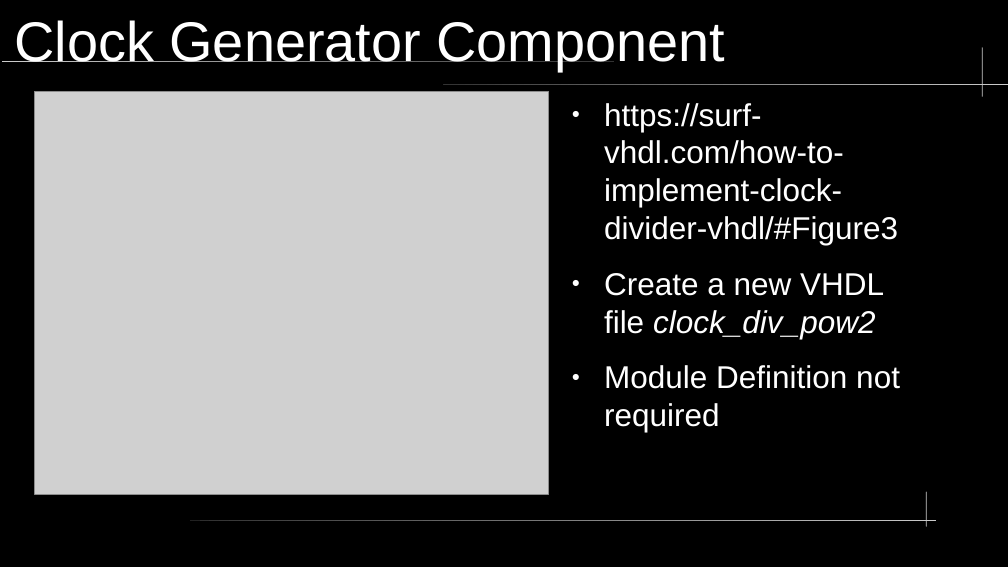
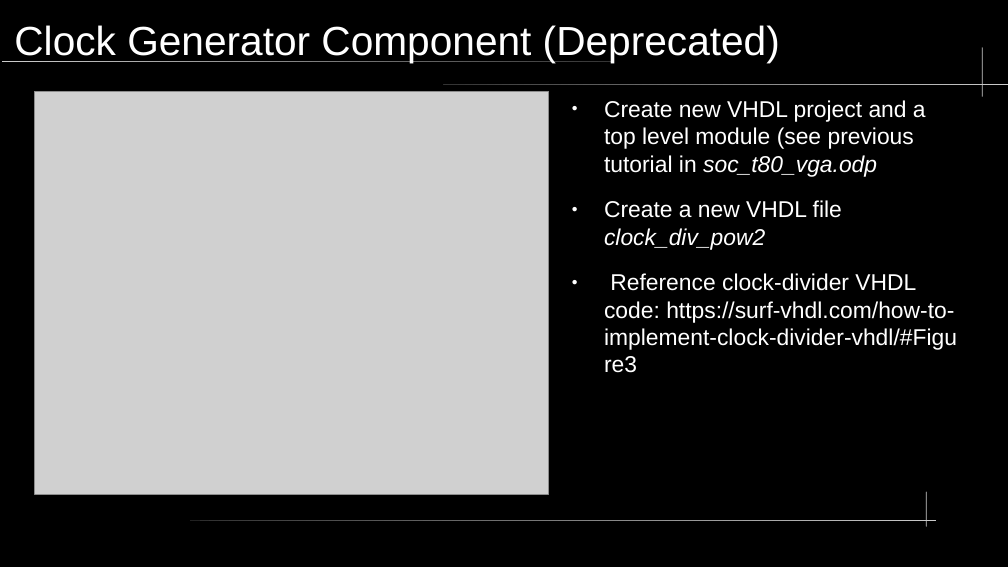
Before and after one commit to neiderm/retro_comp_fpga, a slide deck: slide 9 of docs/soc_t80_vga_clk.odp (slide 2 before the commit). Drawn at 1008x567 pixels with LibreOffice and Linux fonts; fonts in the diff are those of the drawing; grey boxes stand for pictures; background and template pictures are left out. Boxes give left, top, right and bottom in pixels: in the first picture for what was removed or moved away, otherwise in the second. Text is boxed around its words. In the diff, an @@ line names an element or a change of style, - is before the commit and + after.

```diff
--- a/docs/soc_t80_vga_clk.odp
+++ b/docs/soc_t80_vga_clk.odp
@@ title at bbox=[14, 25, 780, 63]: text changed; size 44 to 32 pt @@
-Clock Generator Component
+Clock Generator Component (Deprecated)
@@ text at bbox=[604, 100, 926, 177]: text changed; size 24.8 to 18 pt @@
-● https://surf-vhdl.com/how-to-implement-clock-divider-vhdl/#Figure3
+● Create new VHDL project and a top level module (see previous tutorial in soc_t80_vga.odp
@@ text at bbox=[604, 200, 842, 250]: size 24.8 to 18 pt in "Create a new VHDL file clock_div_pow2" @@
@@ text at bbox=[604, 273, 957, 350]: text changed; size 24.8 to 18 pt @@
-● Module Definition not required
+● Reference clock-divider VHDL code: https://surf-vhdl.com/how-to-implement-clock-divider-vhdl/#Figure3
```
Also in this commit, not shown: 5 other slides changed, 3 slides added, 2 slides removed, 5 other files.
